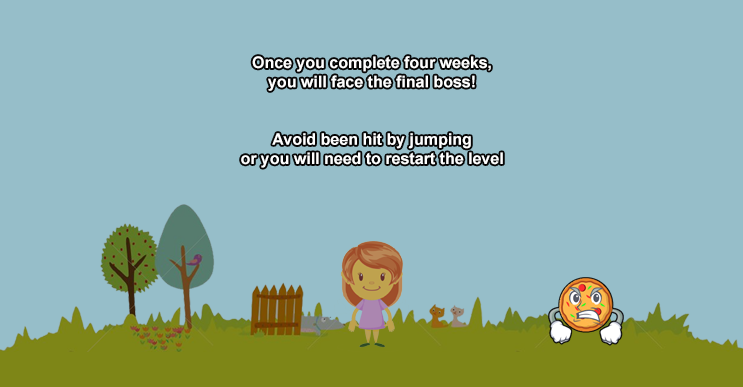
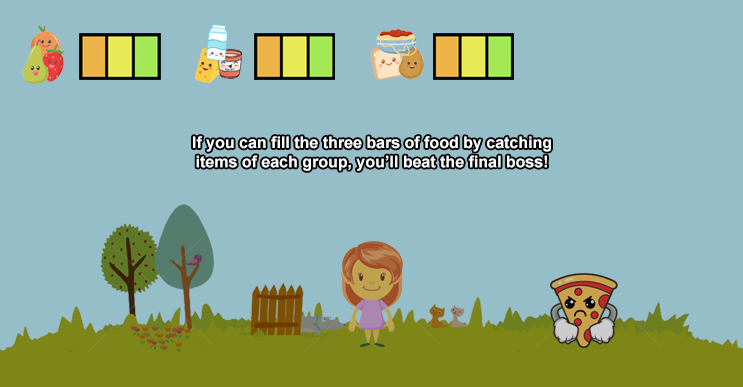
Layers edited between the first and the second 743 × 387 image:
showed group "Group 12" (14 layers) over box(22, 24, 624, 348)
renamed "Layer 42" to "Layer 47 copy", painted on it over box(548, 273, 624, 348)
hid group "Group 11" (5 layers) over box(22, 24, 624, 348)
renamed "Layer 42" to "Layer 47", painted on it over box(548, 273, 624, 348)
